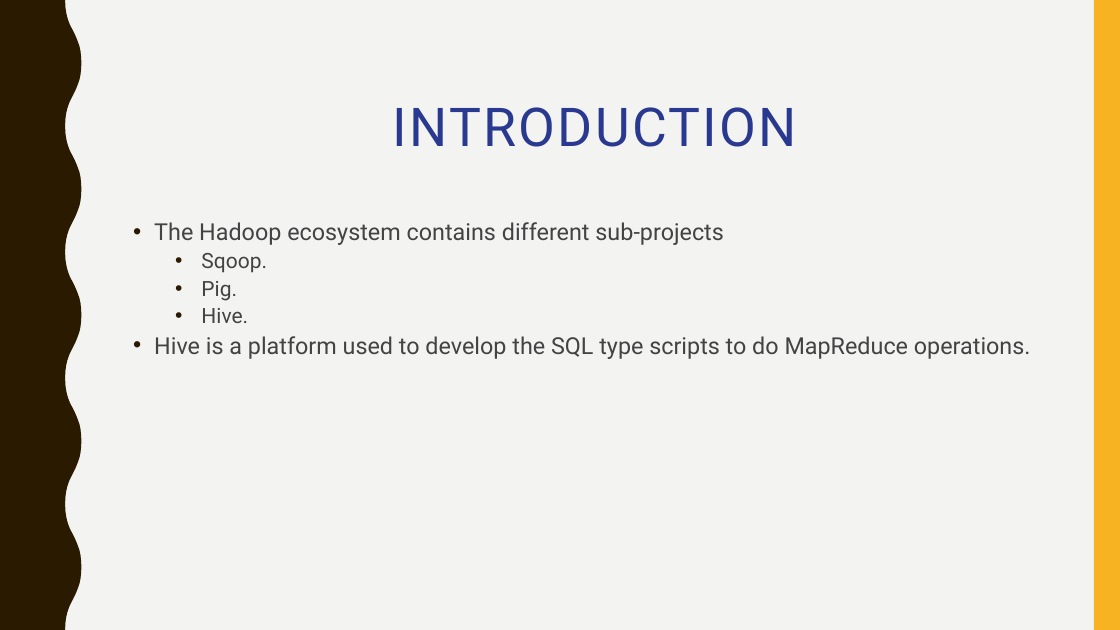
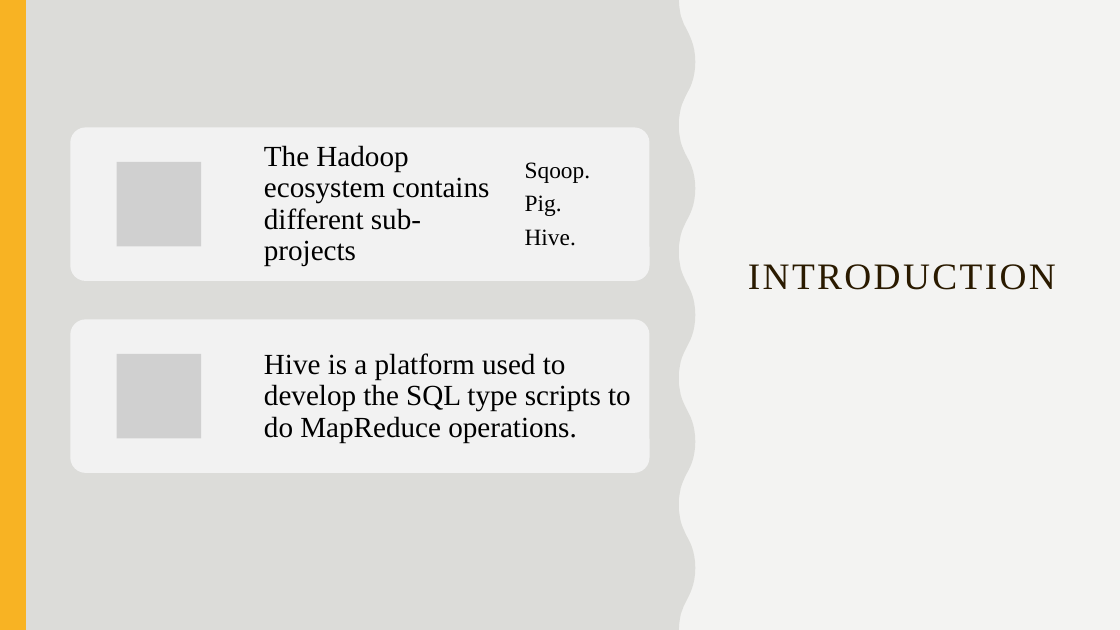
Before and after one commit to badisasairam/Hive, a slide deck: slide 5 of docs/HIVE.pptx. Drawn at 1120x630 pixels with LibreOffice and Linux fonts; fonts in the diff are those of the drawing; grey boxes stand for pictures. Boxes give left, top, right and bottom in pixels: in the first picture for what was removed or moved away, otherwise in the second. Text is boxed around its words. In the diff, an @@ line names an element or a change of style, - is before the commit and + after.

```diff
--- a/docs/HIVE.pptx
+++ b/docs/HIVE.pptx
@@ rectangle added at (x1=0, y1=0, x2=1120, y2=630), fill #F3F3F2 @@
@@ freeform shape added at (x1=0, y1=0, x2=696, y2=630), fill #DCDCD9 @@
@@ rectangle added at (x1=0, y1=0, x2=26, y2=630), fill #F8B323 @@
@@ title "INTRODUCTION" moved from (x1=393, y1=107, x2=797, y2=147) to (x1=748, y1=264, x2=1056, y2=290) @@
@@ title "INTRODUCTION" at (x1=748, y1=264, x2=1056, y2=290): size 45.9 to 32 pt, font Roboto to Times New Roman, text colour #2A3990 to #2A1A00; alignment centre to left; vertical alignment top to middle @@
@@ text removed at (x1=154, y1=222, x2=1031, y2=359) @@
-• The Hadoop ecosystem contains different sub-projects
-  • Sqoop.
-  • Pig.
-  • Hive.
-• Hive is a platform used to develop the SQL type scripts to do MapReduce operations.
@@ group added at (x1=71, y1=128, x2=650, y2=473): 3 texts, 2 rounded rectangles, 2 pictures @@
+The Hadoop ecosystem contains different sub-projects
+Sqoop.
+Pig.
+Hive.
+Hive is a platform used to develop the SQL type scripts to do MapReduce operations.
```
Also in this commit, not shown: 34 other slides changed, 1 slide added.
